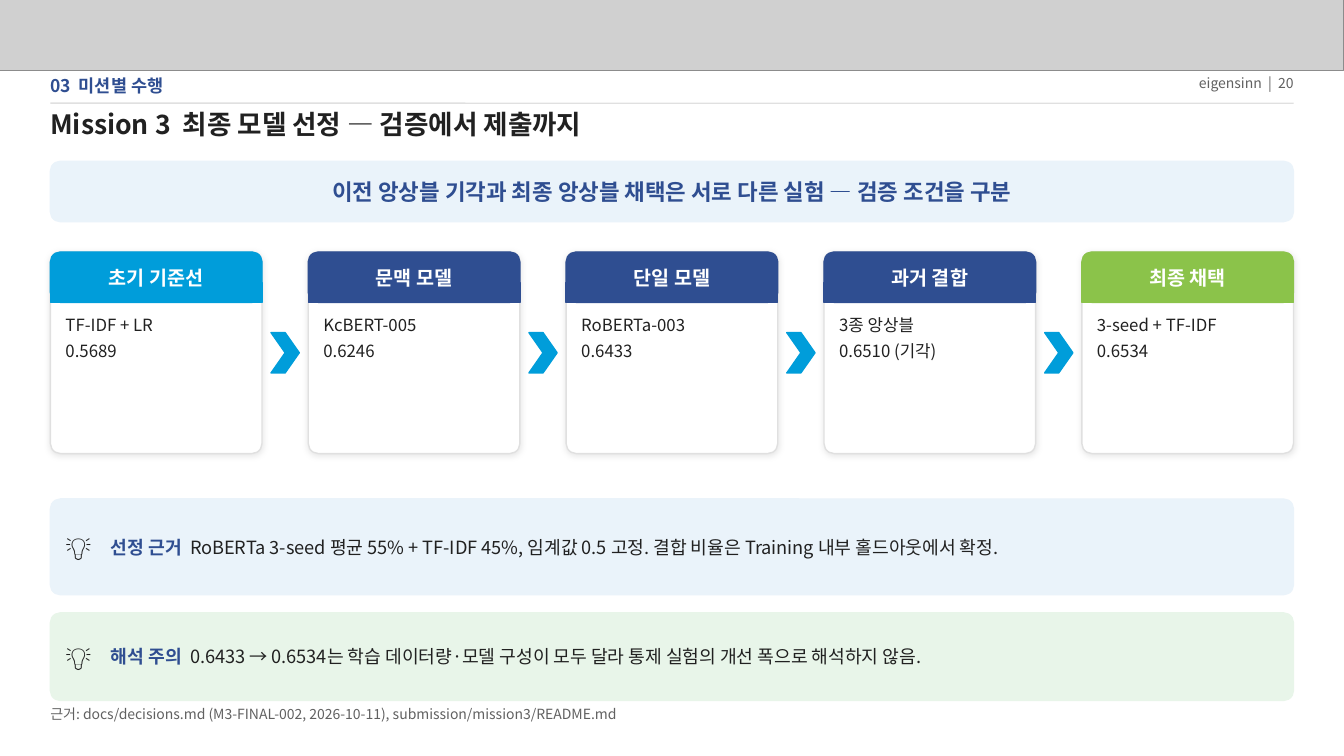
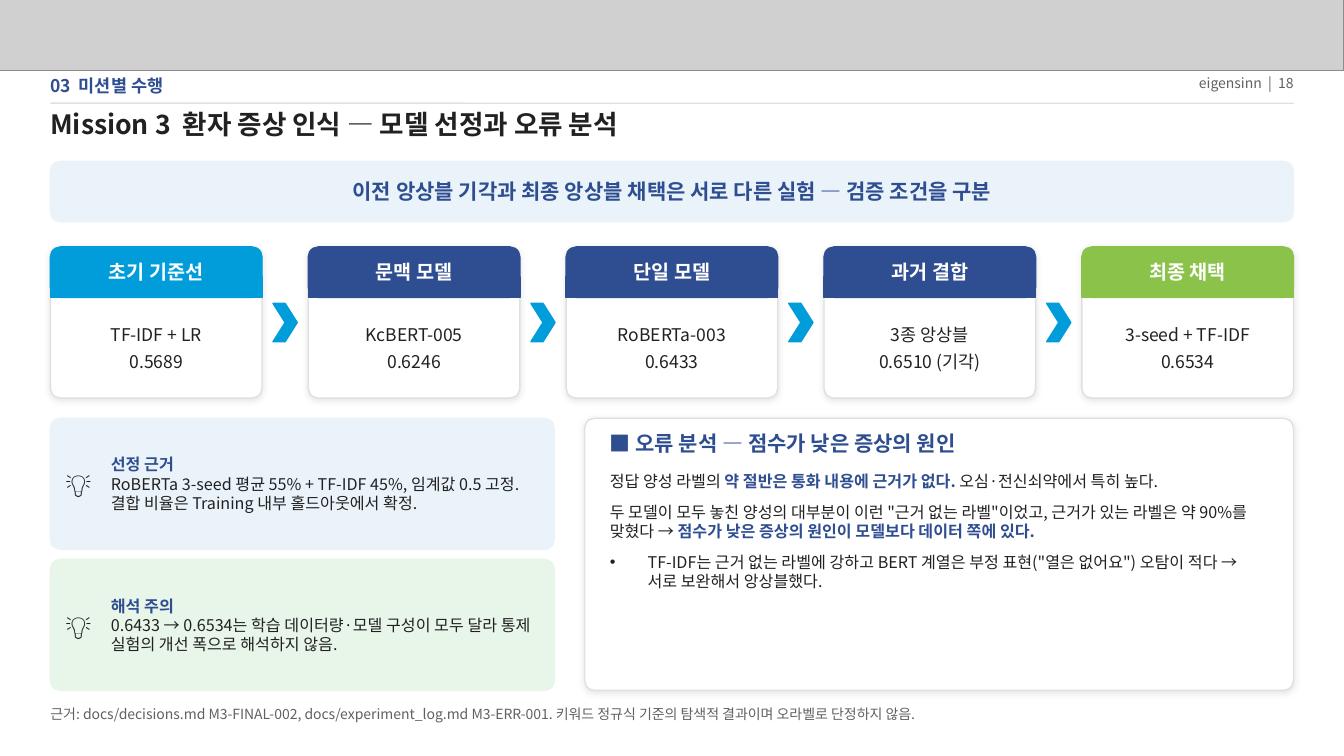
Before and after one commit to eigensinn-dcc2026/prelim, a slide deck: slide 18 of ppt/DCC2026_예선_결과정리.pptx (slide 20 before the commit). Drawn at 1344x756 pixels with LibreOffice and Linux fonts; fonts in the diff are those of the drawing; grey boxes stand for pictures. Boxes give left, top, right and bottom in pixels: in the first picture for what was removed or moved away, otherwise in the second. Text is boxed around its words. In the diff, an @@ line names an element or a change of style, - is before the commit and + after.

```diff
--- a/ppt/DCC2026_예선_결과정리.pptx
+++ b/ppt/DCC2026_예선_결과정리.pptx
@@ text at box(1199, 77, 1294, 92): text changed @@
-eigensinn | 20
+eigensinn | 18
@@ text at box(50, 111, 618, 137): text changed @@
-Mission 3 최종 모델 선정 — 검증에서 제출까지
+Mission 3 환자 증상 인식 — 모델 선정과 오류 분석
@@ text "이전 앙상블 기각과 최종 앙상블 ..." at box(353, 181, 992, 201): size 16 to 15 pt @@
@@ rounded rectangle: place and size @@
-rounded rectangle at box(50, 252, 262, 454)
+rounded rectangle at box(50, 247, 262, 398)
@@ rounded rectangle: place and size @@
-rounded rectangle at box(309, 252, 520, 454)
+rounded rectangle at box(309, 247, 520, 398)
@@ rounded rectangle: place and size @@
-rounded rectangle at box(567, 252, 778, 454)
+rounded rectangle at box(567, 247, 778, 398)
@@ rounded rectangle: place and size @@
-rounded rectangle at box(824, 252, 1035, 454)
+rounded rectangle at box(824, 247, 1035, 398)
@@ rounded rectangle: place and size @@
-rounded rectangle at box(1082, 252, 1294, 454)
+rounded rectangle at box(1082, 247, 1294, 398)
@@ 5 texts, 5 rounded rectangles, 5 rectangles: place and size @@
-5 texts, 5 rounded rectangles, 5 rectangles at box(50, 252, 1294, 302)
+5 texts, 5 rounded rectangles, 5 rectangles at box(50, 247, 1294, 297)
@@ text "TF-IDF + LR": place and size @@
-text "TF-IDF + LR" at box(65, 318, 153, 358)
+text "TF-IDF + LR" at box(111, 328, 202, 369)
@@ chevron: place and size @@
-chevron at box(271, 333, 299, 373)
+chevron at box(273, 303, 297, 342)
@@ text "KcBERT-005": place and size @@
-text "KcBERT-005" at box(323, 318, 416, 357)
+text "KcBERT-005" at box(366, 328, 463, 368)
@@ chevron: place and size @@
-chevron at box(529, 333, 558, 373)
+chevron at box(531, 303, 556, 342)
@@ text "RoBERTa-003": place and size @@
-text "RoBERTa-003" at box(581, 318, 685, 358)
+text "RoBERTa-003" at box(618, 328, 726, 369)
@@ chevron: place and size @@
-chevron at box(787, 333, 816, 373)
+chevron at box(789, 303, 814, 342)
@@ text "3종 앙상블": place and size @@
-text "3종 앙상블" at box(839, 317, 936, 360)
+text "3종 앙상블" at box(879, 326, 980, 372)
@@ chevron: place and size @@
-chevron at box(1045, 333, 1073, 373)
+chevron at box(1047, 303, 1071, 342)
@@ size 12 to 12.5 pt; alignment left to centre; vertical alignment top to middle in 5 elements at box(111, 328, 202, 369), box(366, 328, 463, 368), box(618, 328, 726, 369), box(879, 326, 980, 372), box(1125, 327, 1250, 369) @@
@@ text "3-seed + TF-IDF": place and size @@
-text "3-seed + TF-IDF" at box(1097, 317, 1217, 357)
+text "3-seed + TF-IDF" at box(1125, 327, 1250, 369)
@@ proportions changed in 7 elements at box(50, 247, 262, 398), box(309, 247, 520, 398), box(567, 247, 778, 398), box(824, 247, 1035, 398), box(1082, 247, 1294, 398), box(50, 560, 555, 691), box(50, 418, 555, 549) @@
@@ rounded rectangle: place and size @@
-rounded rectangle at box(50, 499, 1294, 595)
+rounded rectangle at box(50, 418, 555, 549)
@@ text "💡" rewrapped from box(66, 499, 106, 595) to box(66, 418, 106, 549) @@
@@ rounded rectangle added at box(585, 418, 1294, 691), fill #FFFFFF, outline #E0E0E0 1 pt @@
@@ text added at box(636, 433, 956, 453), 15 pt, text #2F4E91, bold @@
+■ 오류 분석 — 점수가 낮은 증상의 원인
@@ text at box(111, 456, 519, 513): text changed; size 13 to 11.5 pt @@
-선정 근거 RoBERTa 3-seed 평균 55% + TF-IDF 45%, 임계값 0.5 고정. 결합 비율은 Training 내부 홀드아웃에서 확정.
+선정 근거
+RoBERTa 3-seed 평균 55% + TF-IDF 45%, 임계값 0.5 고정. 결합 비율은 Training 내부 홀드아웃에서 확정.
@@ text added at box(610, 473, 1247, 589), 11.5 pt, text #212121 @@
+• 정답 양성 라벨의 약 절반은 통화 내용에 근거가 없다. 오심·전신쇠약에서 특히 높다.
+• 두 모델이 모두 놓친 양성의 대부분이 이런 "근거 없는 라벨"이었고, 근거가 있는 라벨은 약 90%를 맞혔다 → 점수가 낮은 증상의 원인이 모델보다 데이터 쪽에 있다.
+• TF-IDF는 근거 없는 라벨에 강하고 BERT 계열은 부정 표현("열은 없어요") 오탐이 적다 → 서로 보완해서 앙상블했다.
@@ rounded rectangle: place and size @@
-rounded rectangle at box(50, 613, 1294, 701)
+rounded rectangle at box(50, 560, 555, 691)
@@ text "💡" rewrapped from box(66, 613, 106, 701) to box(66, 560, 106, 691) @@
@@ text at box(111, 598, 531, 652): text changed; size 13 to 11.5 pt @@
-해석 주의 0.6433 → 0.6534는 학습 데이터량·모델 구성이 모두 달라 통제 실험의 개선 폭으로 해석하지 않음.
+해석 주의
+0.6433 → 0.6534는 학습 데이터량·모델 구성이 모두 달라 통제 실험의 개선 폭으로 해석하지 않음.
@@ text at box(50, 707, 916, 723): text changed @@
-근거: docs/decisions.md (M3-FINAL-002, 2026-10-11), submission/mission3/README.md
+근거: docs/decisions.md M3-FINAL-002, docs/experiment_log.md M3-ERR-001. 키워드 정규식 기준의 탐색적 결과이며 오라벨로 단정하지 않음.
```
Also in this commit, not shown: 13 other slides changed, 4 slides added, 6 slides removed, 1 other file.
